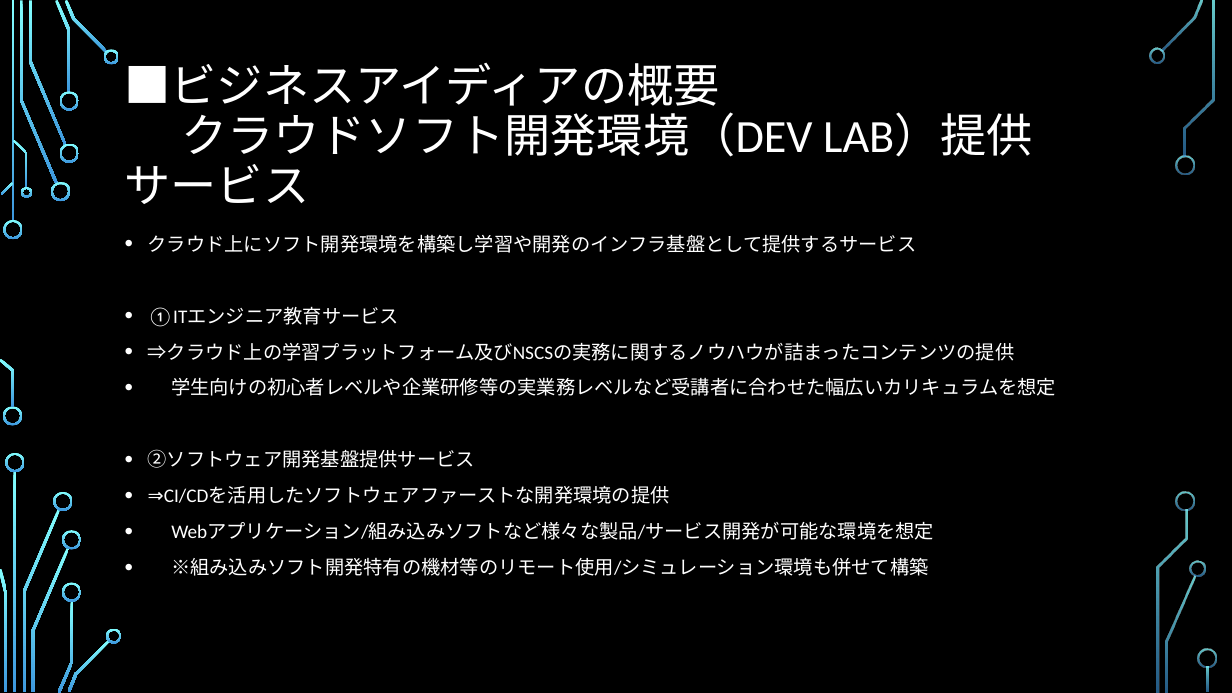
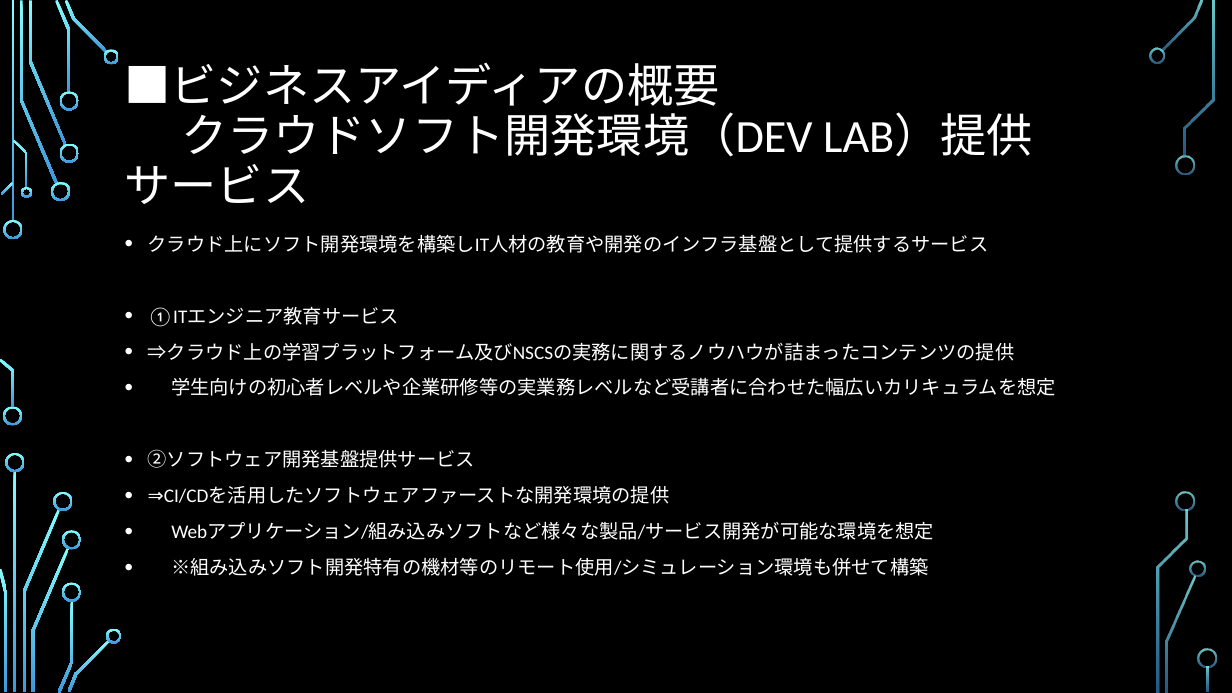
Before and after one commit to SITH-YN/PythonTool, a slide deck: slide 11 of Temp/39期ビジネスアイディア.pptx (slide 8 before the commit). Drawn at 1232x693 pixels with LibreOffice and Linux fonts; fonts in the diff are those of the drawing; background and template pictures are left out. Boxes give left, top, right and bottom in pixels: in the first picture for what was removed or moved away, otherwise in the second. Text is boxed around its words. In the diff, an @@ line names an element or a change of style, - is before the commit and + after.

Commit message:
Edit

```diff
--- a/Temp/39期ビジネスアイディア.pptx
+++ b/Temp/39期ビジネスアイディア.pptx
@@ text at (x1=148, y1=234, x2=989, y2=253): text changed @@
-• クラウド上にソフト開発環境を構築し学習や開発のインフラ基盤として提供するサービス
+• クラウド上にソフト開発環境を構築しIT人材の教育や開発のインフラ基盤として提供するサービス
```
Also in this commit, not shown: 4 other slides changed, 13 slides added.
